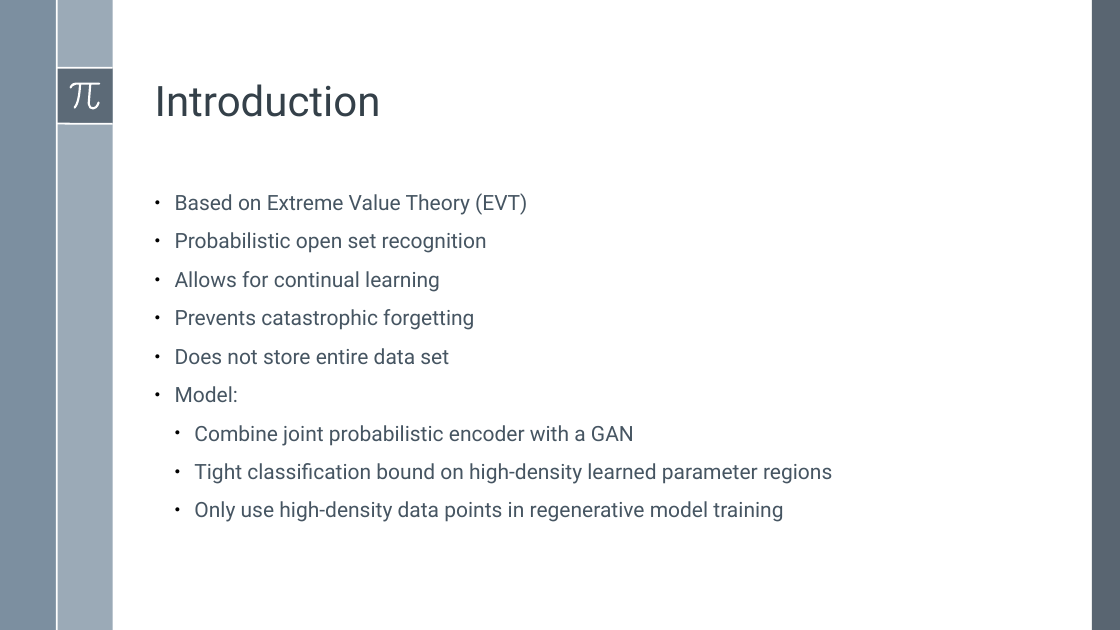
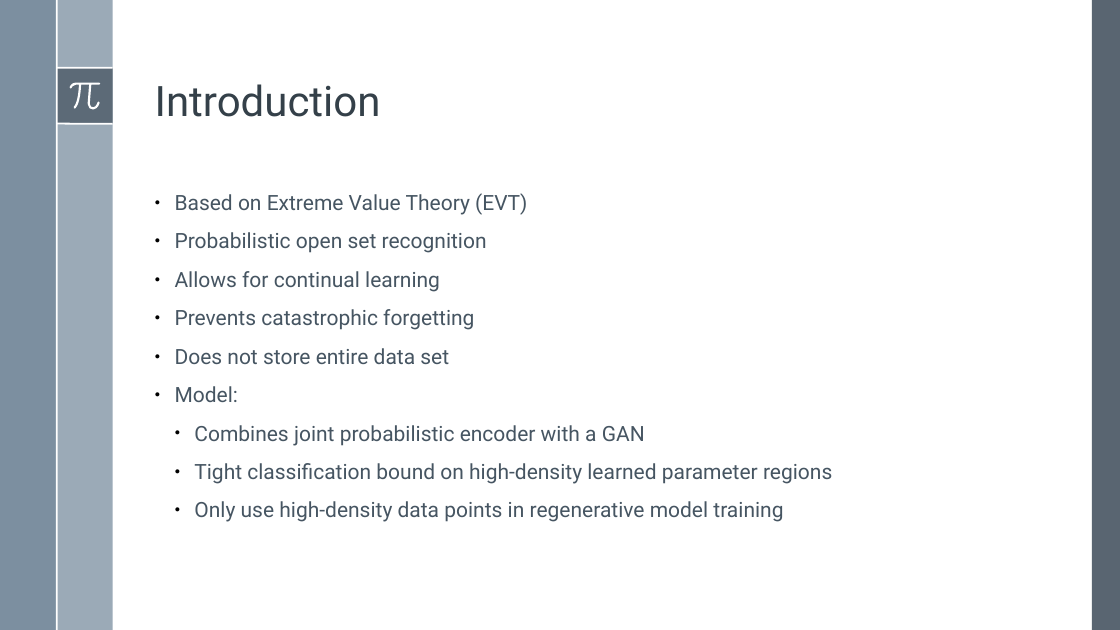
Before and after one commit to BardiaMojra/presentations, a slide deck: slide 2 of unified_probabilistic_deep_continual_learning_through_generative_replay_and_open_set_recognition/presentation.odp. Drawn at 1120x630 pixels with LibreOffice and Linux fonts; fonts in the diff are those of the drawing. Boxes give left, top, right and bottom in pixels: in the first picture for what was removed or moved away, otherwise in the second. Text is boxed around its words. In the diff, an @@ line names an element or a change of style, - is before the commit and + after.

```diff
--- a/unified_probabilistic_deep_continual_learning_through_generative_replay_and_open_set_recognition/presentation.odp
+++ b/unified_probabilistic_deep_continual_learning_through_generative_replay_and_open_set_recognition/presentation.odp
@@ text at (194,425,645,446): text changed @@
-  ● Combine joint probabilistic encoder with a GAN
+  ● Combines joint probabilistic encoder with a GAN
```
Also in this commit, not shown: 4 other slides changed, 3 slides added, 1 slide removed, 1 other file.
